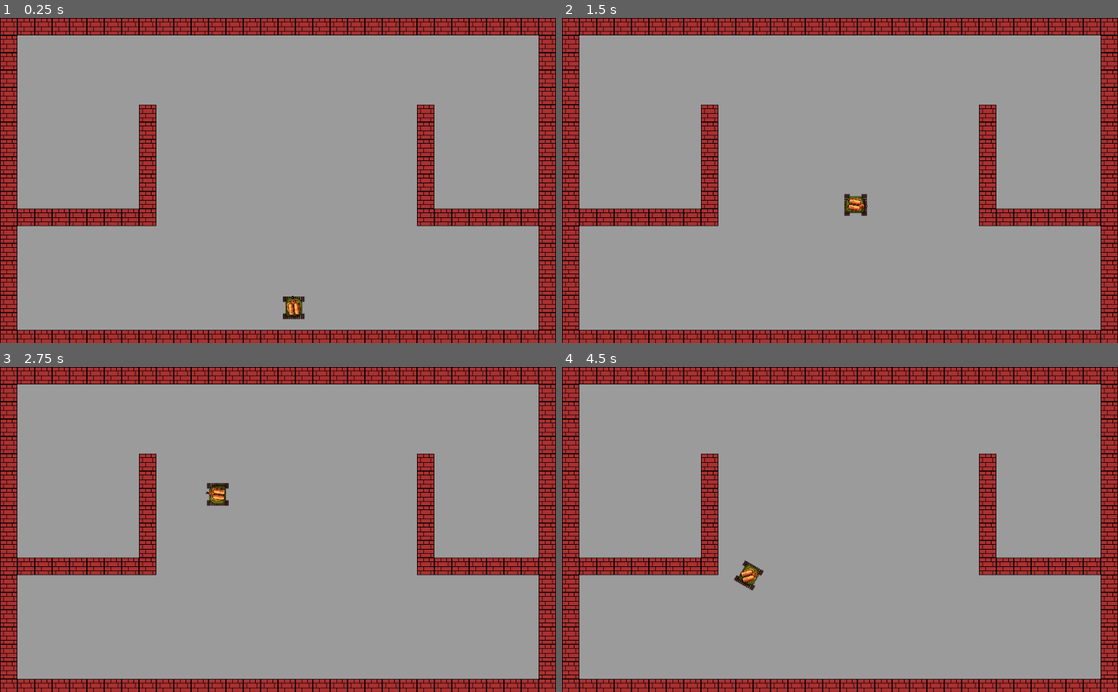
Above: before the commit, frames 1-4 (two rows, left to right).
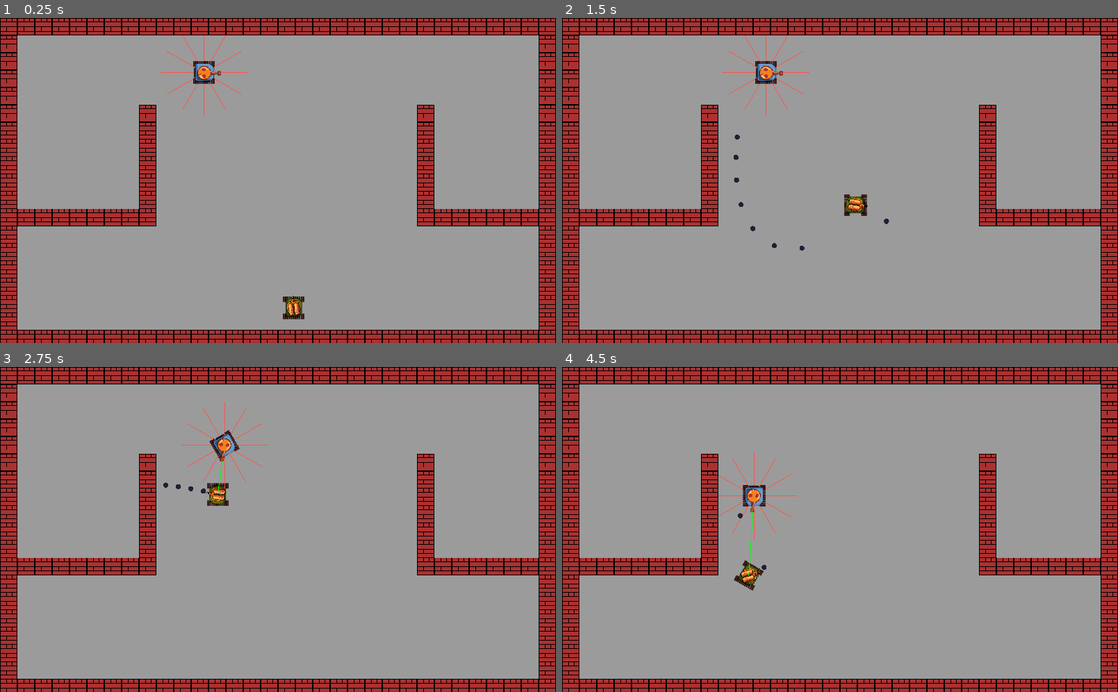
Above: after the commit, the same moments.

Repository: absolve/godotTestDemo
Game: Godot game, scene res://scene/main.tscn
The game is run twice, just before and just after one commit, with the same random seed, the same clock (stepped at 60 frames per second) and the same inputs. Before the commit the project has no main scene; this scene is started directly in both runs.
Inputs (mouse positions are in pixels of both pictures, inside the frame that each line leads up to):
- Up to frame 1 (0.25 s): no input
- Up to frame 2 (1.5 s): tap Enter at 0.5 s; move the mouse to (812, 245) at 0.52 s; press the mouse at (812, 245) at 0.53 s; hold Up (ui_up) from 0.53 s (still down); move the mouse to (1006, 229) at 1.27 s; release the mouse at (1006, 229) at 1.28 s; click (1006, 229) at 1.35 s
- Up to frame 3 (2.75 s): move the mouse to (111, 480) at 2.02 s; release Up (ui_up) at 2.03 s; press the mouse at (111, 480) at 2.03 s; hold Left (ui_left) from 2.03 s (still down)
- Up to frame 4 (4.5 s): move the mouse to (867, 529) at 2.77 s; release the mouse at (867, 529) at 2.78 s; click (867, 529) at 2.85 s; move the mouse to (756, 448) at 3.52 s; release Left (ui_left) at 3.53 s; press the mouse at (756, 448) at 3.53 s; hold Down (ui_down) 3.53-4.28 s; move the mouse to (962, 513) at 4.27 s; release the mouse at (962, 513) at 4.28 s; hold Right (ui_right) from 4.28 s (still down); click (962, 513) at 4.35 s

The runs differ from the first frame. In frame 1, 5.5% of the frame differs, in the area x 0-100%, y 0-100%; in frame 2, 5.6%; in frame 3, 5.6%; in frame 4, 5.6%.

Commit message:
更新功能

Diff:
--- a/godot3chase/project.godot
+++ b/godot3chase/project.godot
@@ -11,7 +11,17 @@
 [application]
 
 config/name="Godot 3 Chase"
+run/main_scene="res://scene/main.tscn"
 config/icon="res://icon.png"
+
+[autoload]
+
+Game="*res://script/game.gd"
+
+[display]
+
+window/stretch/mode="2d"
+window/stretch/aspect="keep"
 
 [gui]
 
@@ -53,6 +63,11 @@
 , Object(InputEventKey,"resource_local_to_scene":false,"resource_name":"","device":0,"alt":false,"shift":false,"control":false,"meta":false,"command":false,"pressed":false,"scancode":0,"physical_scancode":83,"unicode":0,"echo":false,"script":null)
  ]
 }
+shoot={
+"deadzone": 0.5,
+"events": [ Object(InputEventMouseButton,"resource_local_to_scene":false,"resource_name":"","device":0,"alt":false,"shift":false,"control":false,"meta":false,"command":false,"button_mask":0,"position":Vector2( 0, 0 ),"global_position":Vector2( 0, 0 ),"factor":1.0,"button_index":1,"pressed":false,"doubleclick":false,"script":null)
+ ]
+}
 
 [physics]
 
--- /dev/null
+++ b/godot3chase/scene/bullet.tscn
@@ -0,0 +1,27 @@
+[gd_scene load_steps=5 format=2]
+
+[ext_resource path="res://sprite/Sprite-0030.png" type="Texture" id=1]
+[ext_resource path="res://script/bullet.gd" type="Script" id=2]
+
+[sub_resource type="CircleShape2D" id=1]
+radius = 5.0
+
+[sub_resource type="SpriteFrames" id=2]
+animations = [ {
+"frames": [ ExtResource( 1 ) ],
+"loop": false,
+"name": "default",
+"speed": 5.0
+} ]
+
+[node name="bullet" type="KinematicBody2D"]
+collision_layer = 0
+collision_mask = 5
+script = ExtResource( 2 )
+
+[node name="shape" type="CollisionShape2D" parent="."]
+shape = SubResource( 1 )
+
+[node name="ani" type="AnimatedSprite" parent="."]
+scale = Vector2( 0.3, 0.3 )
+frames = SubResource( 2 )
--- a/godot3chase/scene/enemy.tscn
+++ b/godot3chase/scene/enemy.tscn
@@ -6,6 +6,7 @@
 [ext_resource path="res://sprite/game_214.png" type="Texture" id=4]
 
 [sub_resource type="RectangleShape2D" id=1]
+extents = Vector2( 16, 16 )
 
 [sub_resource type="SpriteFrames" id=2]
 animations = [ {
@@ -16,7 +17,7 @@
 } ]
 
 [sub_resource type="CircleShape2D" id=3]
-radius = 120.0
+radius = 200.0
 
 [node name="enemy" type="KinematicBody2D"]
 collision_layer = 4
@@ -32,13 +33,13 @@
 
 [node name="barrel" type="Sprite" parent="."]
 texture = ExtResource( 4 )
+offset = Vector2( 5, 0 )
 
 [node name="Area2D" type="Area2D" parent="."]
 collision_layer = 0
 collision_mask = 2
 
 [node name="shape" type="CollisionShape2D" parent="Area2D"]
-visible = false
 shape = SubResource( 3 )
 
 [connection signal="body_entered" from="Area2D" to="." method="_on_Area2D_body_entered"]
--- a/godot3chase/scene/main.tscn
+++ b/godot3chase/scene/main.tscn
@@ -1,7 +1,8 @@
-[gd_scene load_steps=3 format=2]
+[gd_scene load_steps=4 format=2]
 
 [ext_resource path="res://script/main.gd" type="Script" id=1]
 [ext_resource path="res://scene/tank.tscn" type="PackedScene" id=2]
+[ext_resource path="res://scene/enemy.tscn" type="PackedScene" id=3]
 
 [node name="main" type="Node2D"]
 script = ExtResource( 1 )
@@ -12,3 +13,6 @@
 
 [node name="tank" parent="." instance=ExtResource( 2 )]
 position = Vector2( 541, 535 )
+
+[node name="enemy" parent="." instance=ExtResource( 3 )]
+position = Vector2( 376, 101 )
--- /dev/null
+++ b/godot3chase/script/bullet.gd
@@ -0,0 +1,13 @@
+extends KinematicBody2D
+
+
+var velocity = Vector2.ZERO
+
+
+
+func _physics_process(delta):
+	var collision =move_and_collide(velocity*delta)
+	if collision:
+		queue_free()
+		if collision.collider.has_method('hit'):
+			collision.collider.hit()
--- a/godot3chase/script/enemy.gd
+++ b/godot3chase/script/enemy.gd
@@ -2,18 +2,19 @@
 
 
 var velocity=Vector2.ZERO	#速度
-var speed=200
+var speed=130
 var rayLength=80
-var rayCount=10
+var rayCount=12
 var currentRayDir=null  #当前的方向
 var rayDir=[]  #所有的方向射线
 var target=null	#指定出现在范围内的玩家
 var startMove=false  #开始移动
 var moveTimer=0 #移动定时器
 var moveTime=300 #移动时间
-var debug=false
-export var angularVel=5   #旋转速度
-export var distance=180 #超过距离
+var debug=true
+var angularVel=5   #旋转速度
+var barrelAngVel=8
+var distance=100 #超过距离
 
 onready var barrel=$barrel
 onready var ani=$ani
@@ -72,6 +73,18 @@
 						newDir=i
 			currentRayDir=newDir
 
+		if barrel.rotation_degrees!=angle:
+			if barrel.rotation_degrees>angle:
+				if barrel.rotation_degrees-barrelAngVel<angle:
+					barrel.rotation_degrees=angle
+				else:
+					barrel.rotation_degrees-=barrelAngVel
+			if barrel.rotation_degrees<angle:
+				if barrel.rotation_degrees+barrelAngVel>angle:
+					barrel.rotation_degrees=angle
+				else:
+					barrel.rotation_degrees+=barrelAngVel
+
 		velocity=currentRayDir.dir*speed
 		if global_position.distance_to(target.global_position)<distance:
 			velocity=Vector2.ZERO
@@ -110,7 +123,7 @@
 					startMove=true
 	move_and_collide(velocity*delta)
 	animation(delta)
-
+	update()
 
 func animation(delta):
 	if velocity!=Vector2.ZERO:
@@ -137,11 +150,24 @@
 	else:
 		ani.stop()
 
+func hit(pos:Vector2=Vector2.ZERO):
+	target=Game.getPlayer()
+	var sameSide=[]
+	if position.x>pos.x:
+		for i in rayDir:
+			if i.dir.dot(Vector2.LEFT)>0:
+				sameSide.append(i)
+	else:
+		for i in rayDir:
+			if i.dir.dot(Vector2.RIGHT)>0:
+				sameSide.append(i)
+	currentRayDir=sameSide[randi()%sameSide.size()]
+
 func _draw():
 	if !debug:
 		return
 	if target:
-		draw_line(Vector2(), (target.position - position) , Color(1.0, .329, .298))
+		draw_line(Vector2(), (target.position-position ) , Color(0, 1, 0))
 
 	for i in rayDir:
 		draw_line(Vector2.ZERO, (i.dir*i.rayLength) , Color(1.0, .329, .298))
--- /dev/null
+++ b/godot3chase/script/game.gd
@@ -0,0 +1,11 @@
+extends Node
+
+
+
+var map
+
+
+
+
+func getPlayer():
+	return map.getPlayer()
--- a/godot3chase/script/main.gd
+++ b/godot3chase/script/main.gd
@@ -7,10 +7,12 @@
 var mapHeight
 
 var tile=preload("res://scene/tile.tscn")
+onready var player=$tank
 
 func _ready():
 	VisualServer.set_default_clear_color(Color('#9c9c9c'))
 	OS.center_window()
+	Game.map=self
 
 	loadMap("res://level/test0.json")
 	width=get_viewport_rect().size.x
@@ -27,7 +29,9 @@
 		for i in content['data']:
 			if i['type'] =='tile':
 				var temp=tile.instance()
-#				temp.spriteIndex=i['spriteIndex']
 				temp.position.x=i['x']*size+size/2
 				temp.position.y=i['y']*size+size/2
 				add_child(temp)
+
+func getPlayer():
+	return player
--- a/godot3chase/script/tank.gd
+++ b/godot3chase/script/tank.gd
@@ -4,7 +4,10 @@
 var velocity=Vector2.ZERO	#速度
 var speed=200
 export var angularVel=5   #旋转速度
+var fireTimer=0	#开火定时器
+var fireDelay=100
 
+var bullet=preload("res://scene/bullet.tscn")
 onready var ani=$ani
 onready var barrel=$barrel
 
@@ -24,6 +27,8 @@
 		velocity.y=-speed
 	if Input.is_action_pressed("ui_down"):
 		velocity.y=speed
+	if Input.is_action_pressed("shoot"):
+		fire()
 
 	move_and_collide(velocity*delta)
 	animation()
@@ -52,3 +57,11 @@
 					ani.rotation_degrees+=angularVel
 	else:
 		ani.stop()
+
+func fire():
+	if Time.get_ticks_msec()-fireTimer>fireDelay:
+		fireTimer=Time.get_ticks_msec()
+		var temp=bullet.instance()
+		temp.position=position+Vector2(10,0).rotated(barrel.rotation)
+		temp.velocity=Vector2(400,0).rotated(barrel.rotation)
+		get_parent().add_child(temp)
Binary file added: godot3chase/sprite/Sprite-0030.png
